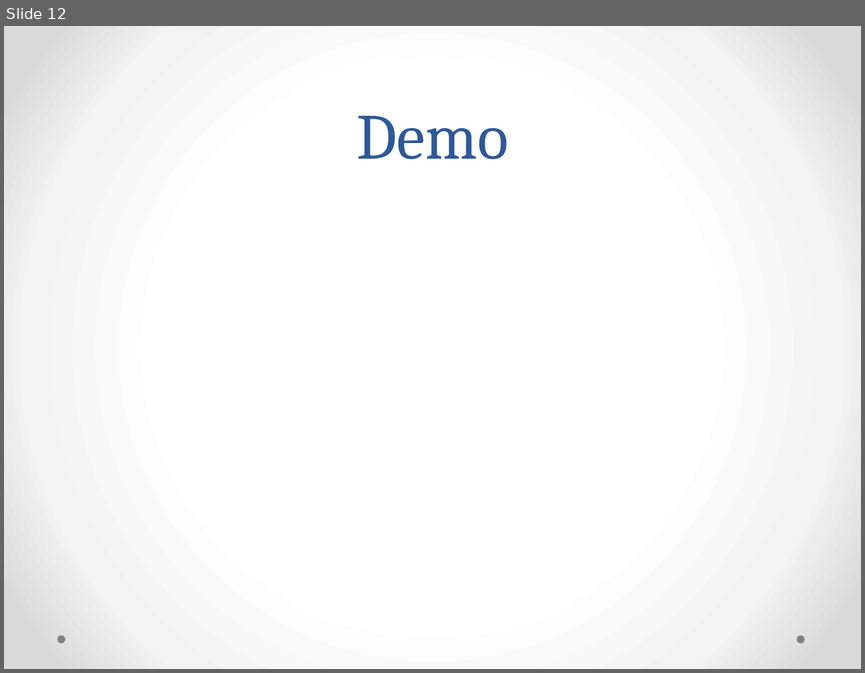
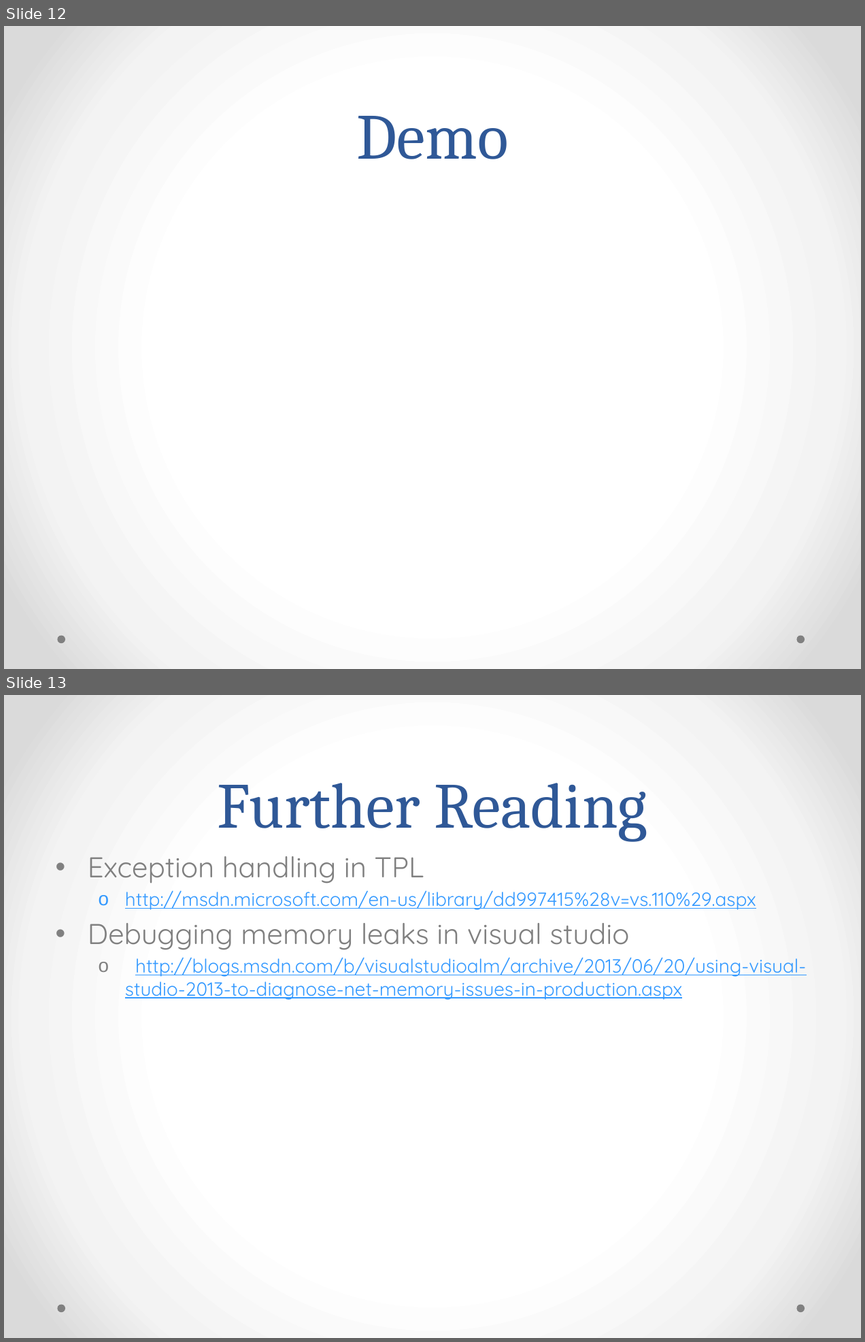
Before and after one commit to RyanHauert/presentations-debugging, a slide deck: Presentation/Production Issues.pptx. Shown one above the other, each under a label of ours: slide 12 before the commit, slides 12 and 13 after it. The pictures are 865x673 and 865x1342 pixels, drawn with LibreOffice and Linux fonts; fonts in the diff are those of the drawing. Boxes give left, top, right and bottom in pixels: in the first picture for what was removed or moved away, otherwise in the second. Text is boxed around its words. In the diff, an @@ line names an element or a change of style, - is before the commit and + after.

```diff
--- a/Presentation/Production Issues.pptx
+++ b/Presentation/Production Issues.pptx
@@ slide 13 added at box(4, 695, 861, 1338), background gradient #FFFFFF to #F4F4F4 to #DADADA; not listed: 2 template elements that a slide beside it also shows @@
@@ title added at box(218, 783, 647, 841), 54 pt, text #2F5897 @@
+Further Reading
@@ text added at box(88, 856, 806, 1000), 16 pt, text #3399FF, underline @@
+• Exception handling in TPL
+  o http://msdn.microsoft.com/en-us/library/dd997415%28v=vs.110%29.aspx
+• Debugging memory leaks in visual studio
+  o http://blogs.msdn.com/b/visualstudioalm/archive/2013/06/20/using-visual-studio-2013-to-diagnose-net-memory-issues-in-production.aspx
```
Also in this commit, not shown: 3 slides changed, 3 other files.
